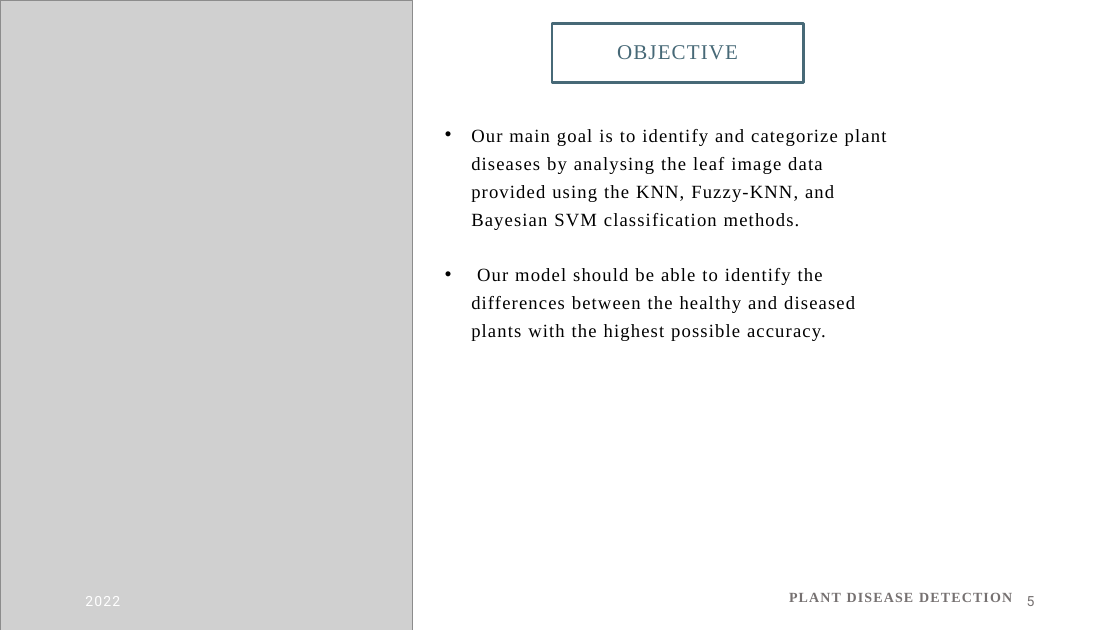
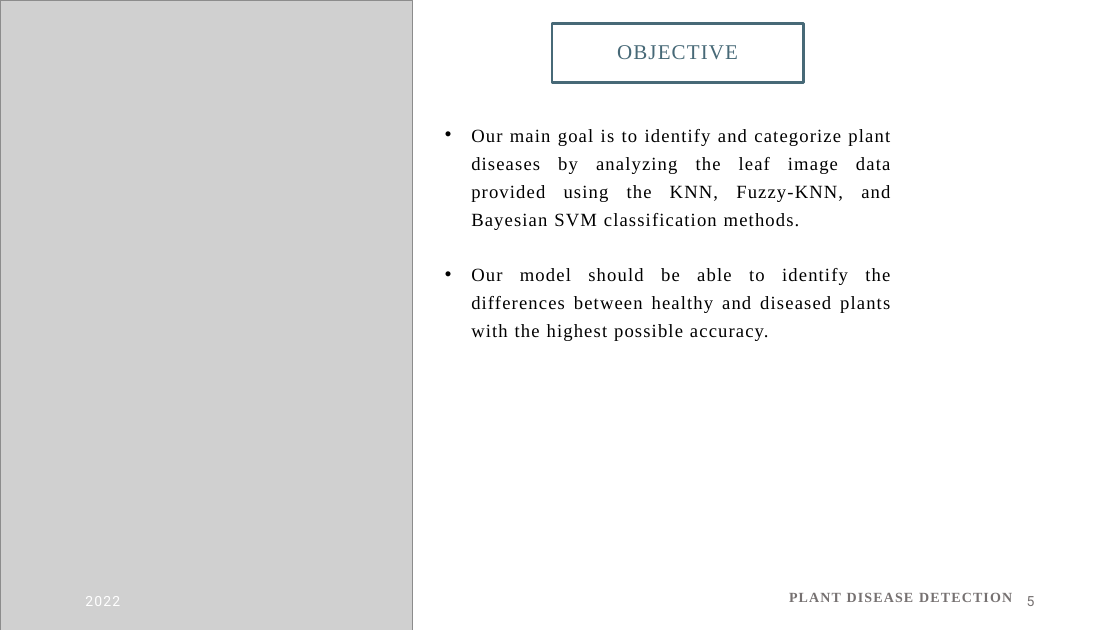
Before and after one commit to SXN99850/PlantDiseaseDetection-MLProject, a slide deck: slide 5 of Plant disease detection.pptx. Drawn at 1120x630 pixels with LibreOffice and Linux fonts; fonts in the diff are those of the drawing; grey boxes stand for pictures. Boxes give left, top, right and bottom in pixels: in the first picture for what was removed or moved away, otherwise in the second. Text is boxed around its words. In the diff, an @@ line names an element or a change of style, - is before the commit and + after.

```diff
--- a/Plant disease detection.pptx
+++ b/Plant disease detection.pptx
@@ text at (x1=471, y1=129, x2=890, y2=341): text changed @@
-• Our main goal is to identify and categorize plant diseases by analysing the leaf image data provided using the KNN, Fuzzy-KNN, and Bayesian SVM classification methods.
-• Our model should be able to identify the differences between the healthy and diseased plants with the highest possible accuracy.
+• Our main goal is to identify and categorize plant diseases by analyzing the leaf image data provided using the KNN, Fuzzy-KNN, and Bayesian SVM classification methods.
+• Our model should be able to identify the differences between healthy and diseased plants with the highest possible accuracy.
```
Also in this commit, not shown: 3 other slides changed.
